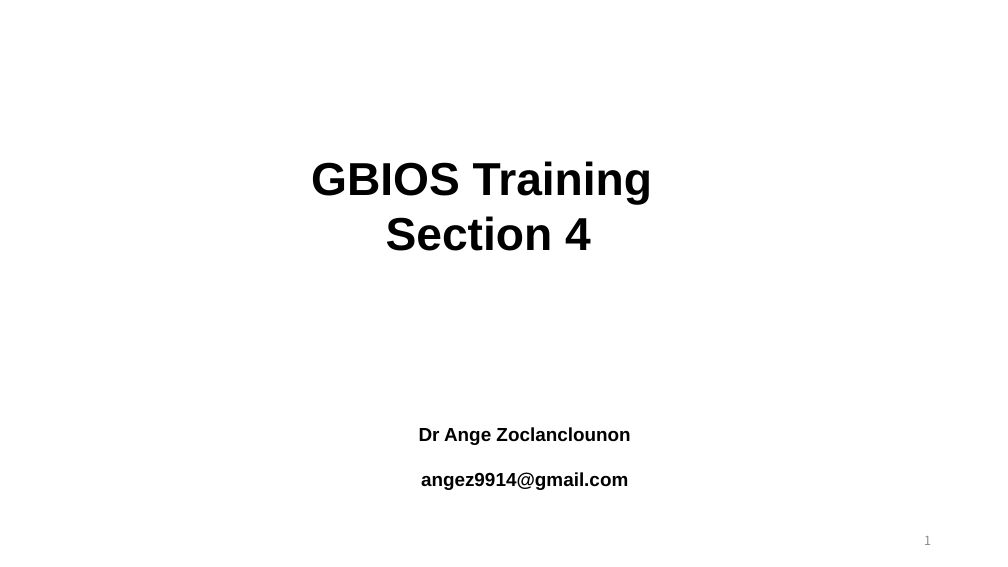
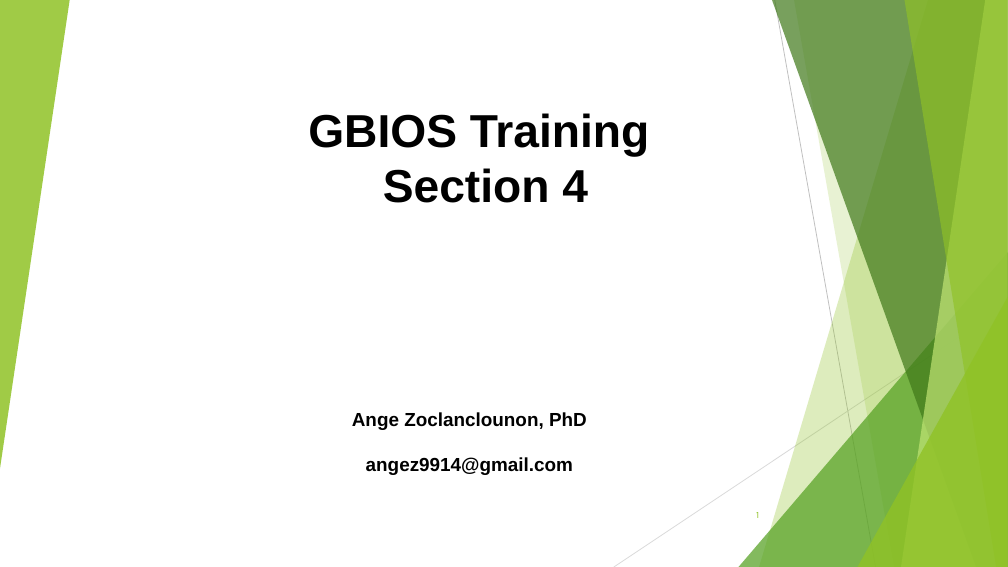
Before and after one commit to Yedomon/GBioS_Training_Genomics_Plant_Breeding_2024, a slide deck: slide 1 of Section04/Section04_Hands_on_session.pptx. Drawn at 1008x567 pixels with LibreOffice and Linux fonts; fonts in the diff are those of the drawing. Boxes give left, top, right and bottom in pixels: in the first picture for what was removed or moved away, otherwise in the second. Text is boxed around its words. In the diff, an @@ line names an element or a change of style, - is before the commit and + after.

```diff
--- a/Section04/Section04_Hands_on_session.pptx
+++ b/Section04/Section04_Hands_on_session.pptx
@@ group added at [0, 0, 1008, 567]: 5 freeform shapes, 3 triangles, 2 lines @@
@@ text "GBIOS Training": place and size @@
-text "GBIOS Training" at [311, 161, 652, 251]
+text "GBIOS Training" at [308, 113, 649, 203]
@@ text "Ange Zoclanclounon, PhD": place and size @@
-text "Ange Zoclanclounon, PhD" at [419, 427, 630, 490]
+text "Ange Zoclanclounon, PhD" at [352, 412, 587, 475]
@@ text at [352, 412, 587, 430]: text changed @@
-Dr Ange Zoclanclounon
+Ange Zoclanclounon, PhD
@@ page number: place and size @@
-page number at [924, 536, 931, 545]
+page number at [756, 512, 759, 518]
@@ page number at [756, 512, 759, 518]: size 12 to 9 pt, font Noto Sans CJK KR to Karla, text colour #8C8C8C to #90C226 @@
```
Also in this commit, not shown: 12 other slides changed.
